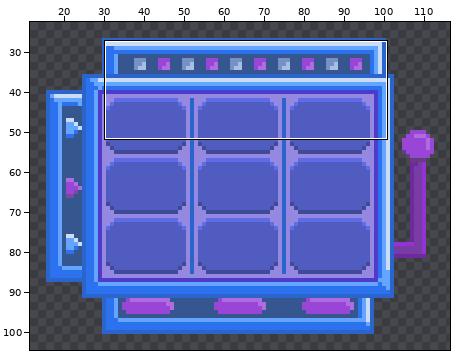
Pixel-art file: assets/Tim animations/slot machine with lever action.aseprite. The picture above shows the old version from afar; the outline marks the close-up.
Close-up. Old version:
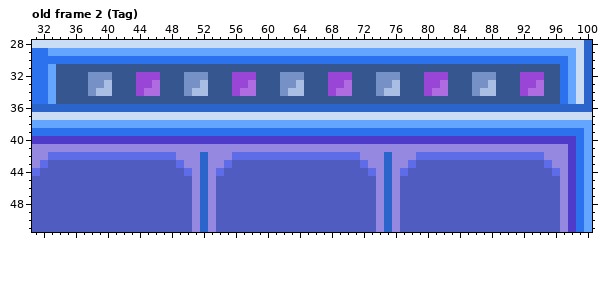
128x128 pixels, 14 frames. Shown: old frame 2 (Tag): x 31..100, y 28..51. The wide view leaves out empty margins. The commit also changed other frames or places, which this record leaves out.
The result:
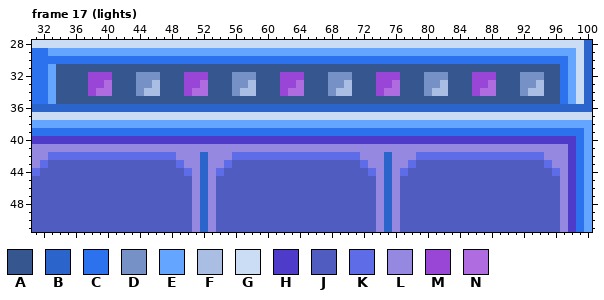
Palette (. is transparent): A #36568f  B #2b64cb  C #2c71ee  D #7591c5  E #64a5ff  F #aabee4  G #cbddf5  H #4f3bc9  J #505cc0  K #5e6de7  L #9488e0  M #9945d6  N #af6be0
A new or re-ordered frame is compared with the old frame closest to it.
From old to new:
frames 14 -> 18
Frame 17 (lights) is new; against old frame 2 (Tag), layer "Layer 2":
y 32: x 38..40 DDD -> MMM; x 44..46 MMM -> DDD; x 50..52 DDD -> MMM; x 56..58 MMM -> DDD; x 62..64 DDD -> MMM; x 68..70 MMM -> DDD; x 74..76 DDD -> MMM; x 80..82 MMM -> DDD; x 86..88 DDD -> MMM; x 92..94 MMM -> DDD
y 33: x 38..40 DDF -> MMN; x 44..46 MMN -> DDF; x 50..52 DDF -> MMN; x 56..58 MMN -> DDF; x 62..64 DDF -> MMN; x 68..70 MMN -> DDF; x 74..76 DDF -> MMN; x 80..82 MMN -> DDF; x 86..88 DDF -> MMN; x 92..94 MMN -> DDF
y 34: x 38..40 DFF -> MNN; x 44..46 MNN -> DFF; x 50..52 DFF -> MNN; x 56..58 MNN -> DFF; x 62..64 DFF -> MNN; x 68..70 MNN -> DFF; x 74..76 DFF -> MNN; x 80..82 MNN -> DFF; x 86..88 DFF -> MNN; x 92..94 MNN -> DFF
Boxes around the changes in both close-ups, in picture pixels (x1, y1, x2, y2):
changed: (88, 72, 544, 96)
